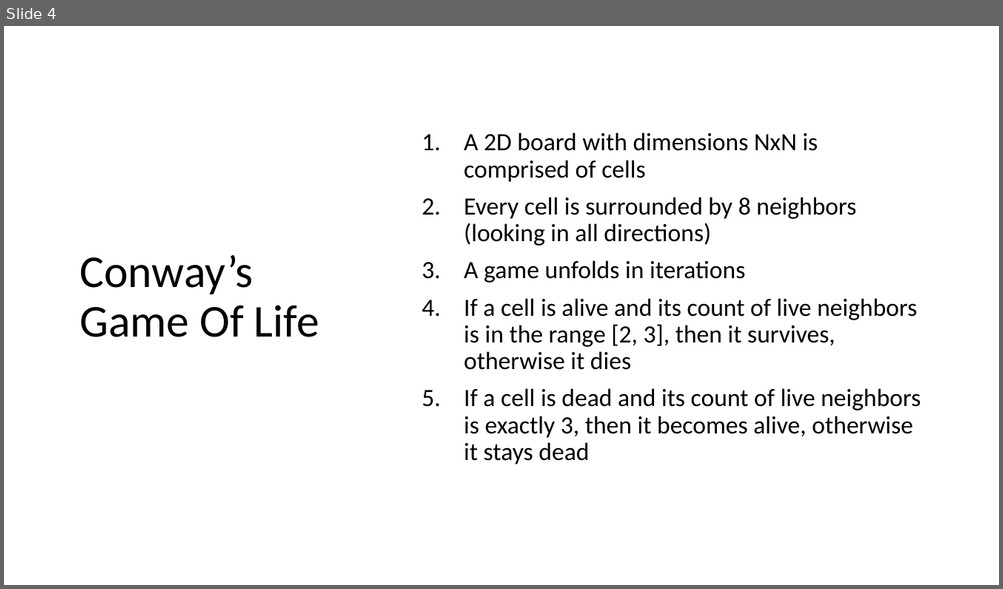
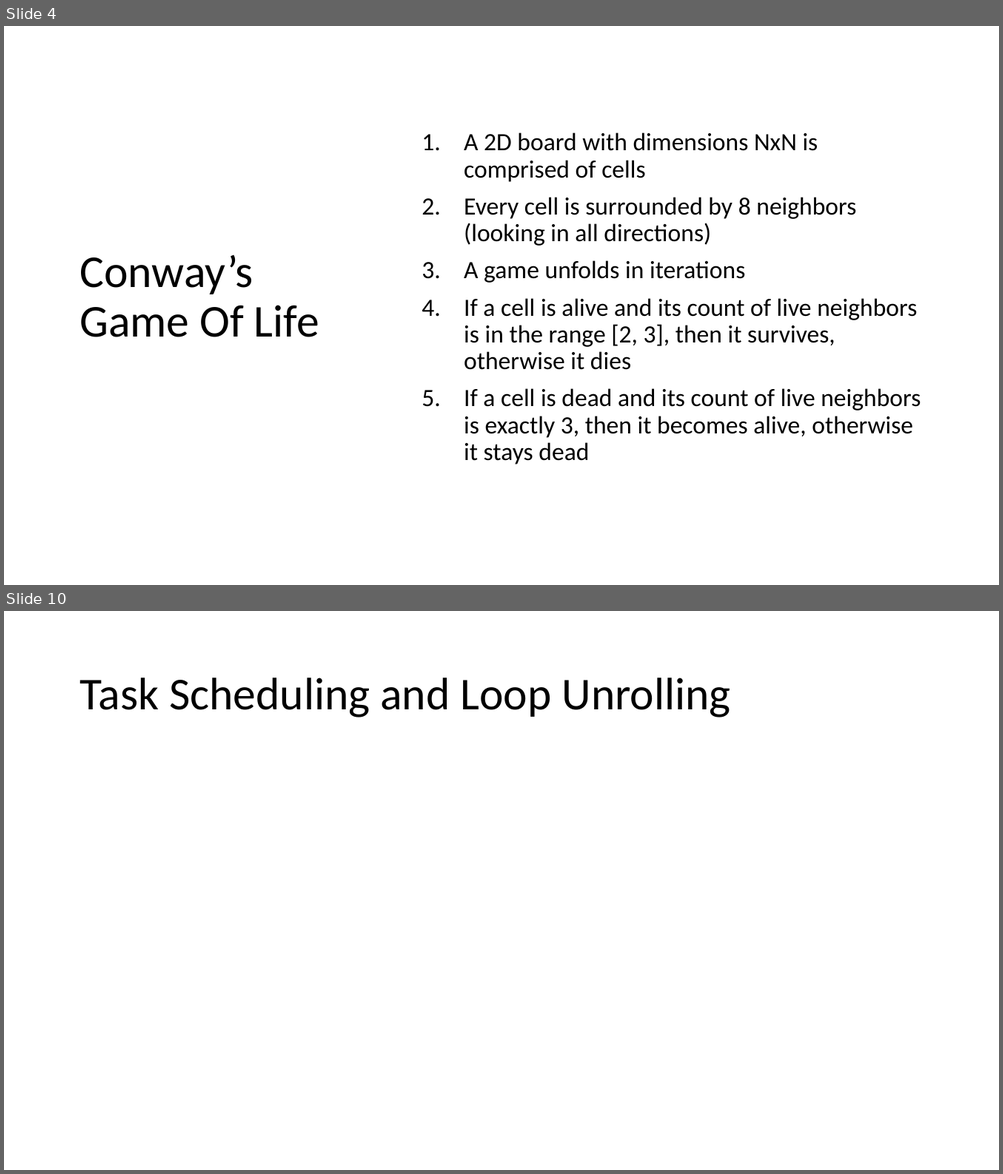
Before and after one commit to evarga/parallel-computing-lectures, a slide deck: lecture-6/presentation-6.pptx. Shown one above the other, each under a label of ours: slide 4 before the commit, slides 4 and 10 after it; the slides between them are not shown. The pictures are 1003x589 and 1003x1174 pixels, drawn with LibreOffice and Linux fonts; fonts in the diff are those of the drawing. Boxes give left, top, right and bottom in pixels: in the first picture for what was removed or moved away, otherwise in the second. Text is boxed around its words. In the diff, an @@ line names an element or a change of style, - is before the commit and + after.

```diff
--- a/lecture-6/presentation-6.pptx
+++ b/lecture-6/presentation-6.pptx
@@ slide 10 added at [4,611,999,1170], background #FFFFFF @@
@@ title added at [79,678,731,718], 44 pt, text #000000 @@
+Task Scheduling and Loop Unrolling
```
Also in this commit, not shown: 3 slides changed, 4 other slides added, 11 other files.
